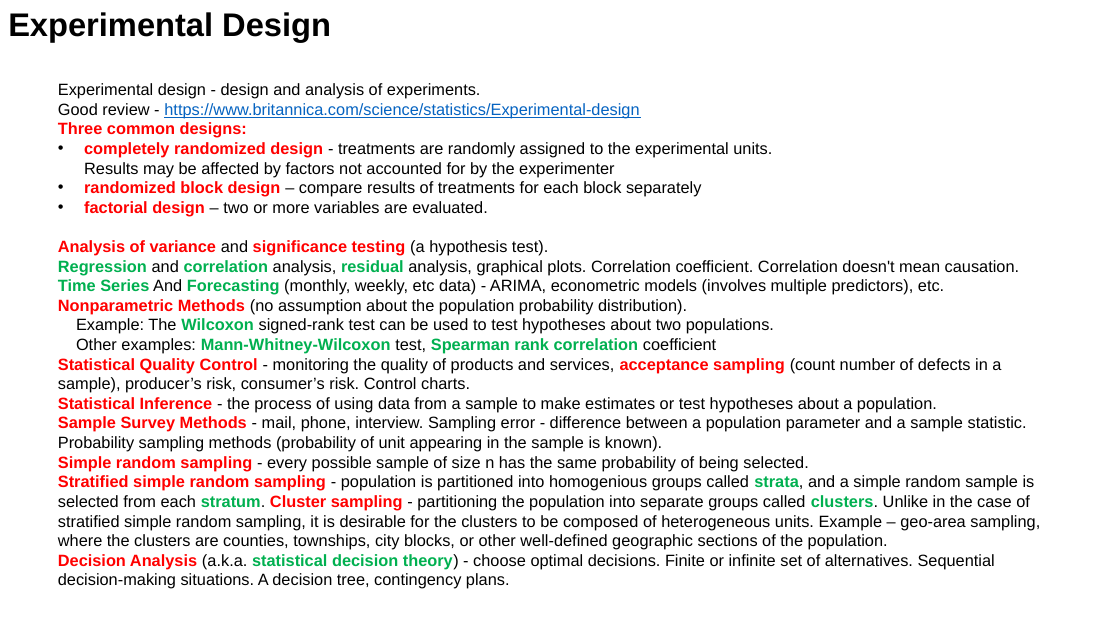
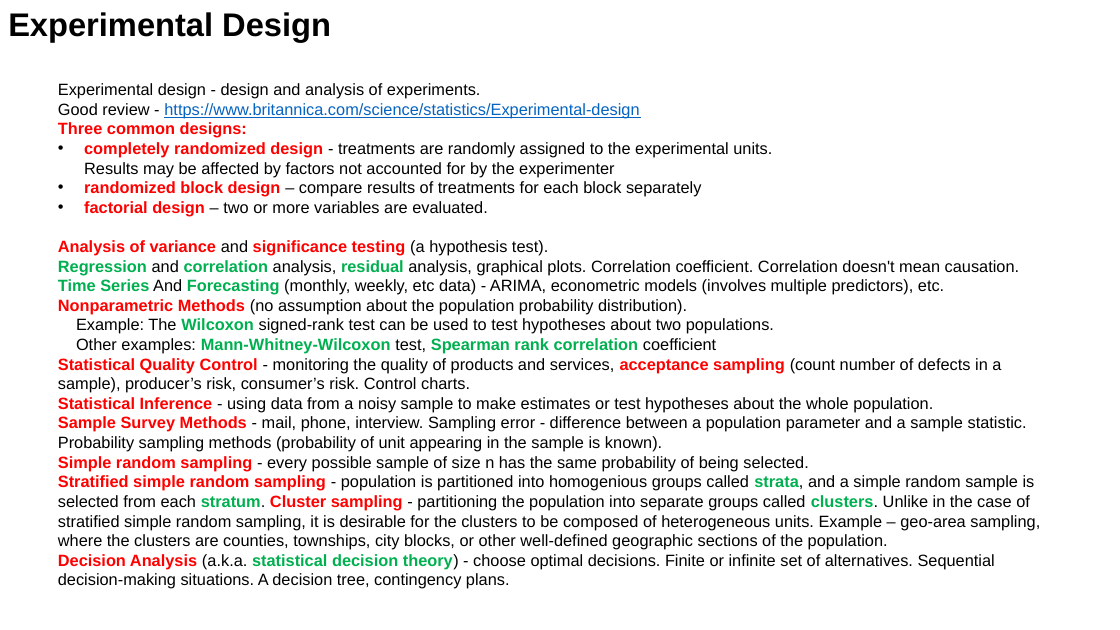
Before and after one commit to lselector/ml_ai_doc, a slide deck: slide 1 of statistics_14_experimental_design.pptx. Drawn at 1120x630 pixels with LibreOffice and Linux fonts; fonts in the diff are those of the drawing. Boxes give left, top, right and bottom in pixels: in the first picture for what was removed or moved away, otherwise in the second. Text is boxed around its words. In the diff, an @@ line names an element or a change of style, - is before the commit and + after.

```diff
--- a/statistics_14_experimental_design.pptx
+++ b/statistics_14_experimental_design.pptx
@@ text at (x1=58, y1=397, x2=933, y2=413): text changed @@
-Statistical Inference - the process of using data from a sample to make estimates or test hypotheses about a population.
+Statistical Inference - using data from a noisy sample to make estimates or test hypotheses about the whole population.
```
